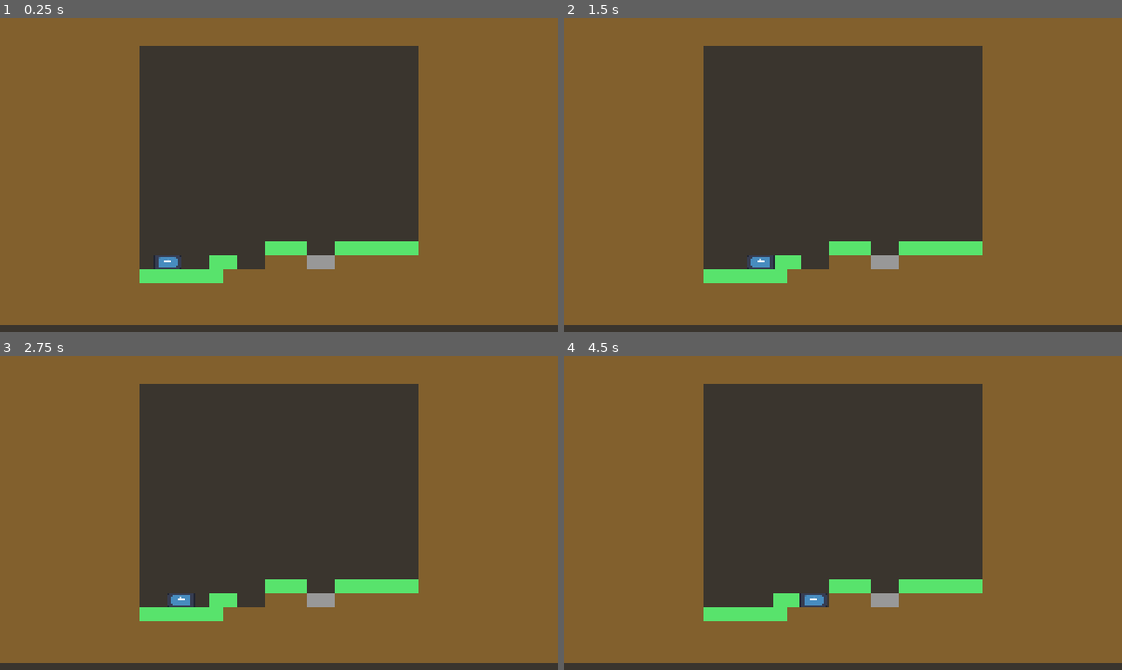
Above: before the commit, frames 1-4 (two rows, left to right).
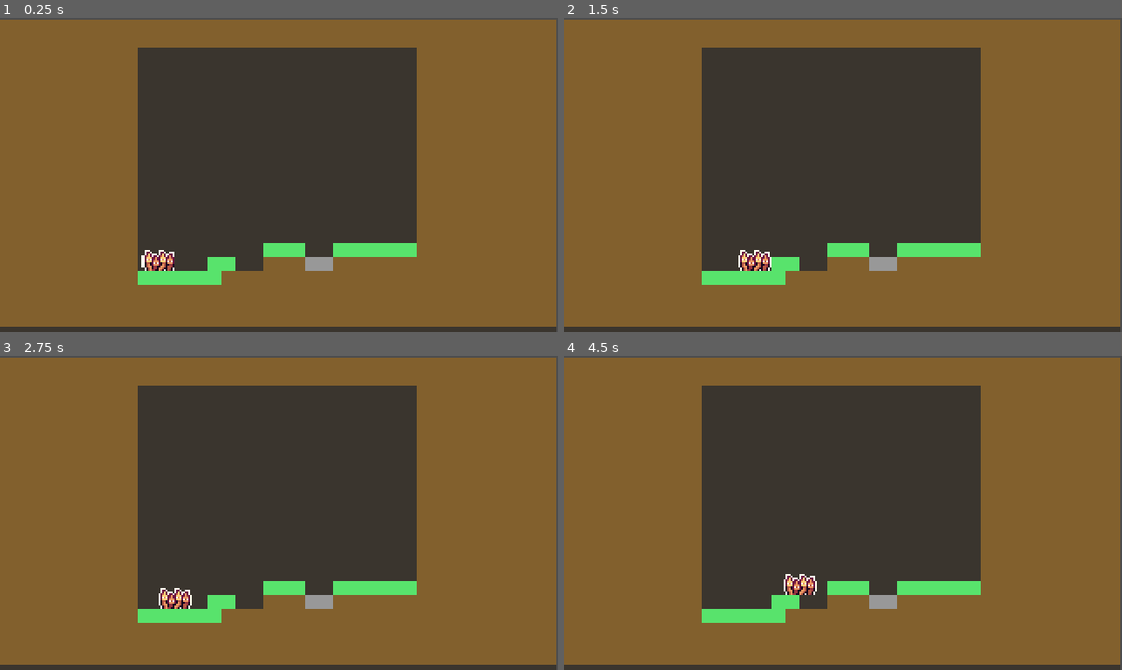
Above: after the commit, the same moments.

Repository: Olatiny/Cordyception
Game: Godot game, scene res://src/levels/level_test.tscn
The game is run twice, just before and just after one commit, with the same random seed, the same clock (stepped at 60 frames per second) and the same inputs. Before the commit the project starts from res://src/level_test.tscn. The engine's default icon, where the game draws it, is replaced by a stand-in: a white triangle on a blue panel in a dark square.
Inputs:
- Up to frame 1 (0.25 s): no input
- Up to frame 2 (1.5 s): tap Enter at 0.5 s; hold Right (move_right) from 0.53 s (still down); tap Shift (possess) at 0.6 s; tap Up (jump) at 0.77 s; tap X (primary_ability) at 1.35 s
- Up to frame 3 (2.75 s): tap Up (jump) at 1.52 s; release Right (move_right) at 2.03 s; hold Left (move_left) from 2.03 s (still down); tap Shift (possess) at 2.1 s
- Up to frame 4 (4.5 s): release Left (move_left) at 2.78 s; hold Right (move_right) 2.78-4.28 s; tap X (primary_ability) at 2.85, 4.35 s; tap Up (jump) at 3.02, 3.77 s; tap Shift (possess) at 3.6 s; hold Left (move_left) from 4.28 s (still down)

The runs differ from the first frame. In frame 1, 3.1% of the frame differs, in the area x 0-100%, y 0-100%; in frame 2, 3.1%; in frame 3, 3.1%; in frame 4, 3.3%.

Commit message:
pranav 6

Diff:
--- a/project.godot
+++ b/project.godot
@@ -11,7 +11,7 @@
 [application]
 
 config/name="Cordyception"
-run/main_scene="res://src/level_test.tscn"
+run/main_scene="res://src/levels/level_test.tscn"
 config/features=PackedStringArray("4.3", "GL Compatibility")
 config/icon="res://icon.svg"
 
--- a/src/creatures/funguy.tscn
+++ b/src/creatures/funguy.tscn
@@ -1,13 +1,13 @@
 [gd_scene load_steps=5 format=3 uid="uid://dosgtptmb0811"]
 
 [ext_resource type="Script" path="res://src/creatures/funguy.gd" id="1_mojjp"]
-[ext_resource type="Texture2D" uid="uid://8iufllcujsko" path="res://icon.svg" id="2_64nkj"]
+[ext_resource type="Texture2D" uid="uid://y4hdlyp3rh48" path="res://assets/Cordyceps_Idle.png" id="2_dsuml"]
 
 [sub_resource type="RectangleShape2D" id="RectangleShape2D_422cx"]
-size = Vector2(14, 7)
+size = Vector2(18, 12)
 
 [sub_resource type="CircleShape2D" id="CircleShape2D_qdhuy"]
-radius = 16.0
+radius = 13.0
 
 [node name="Funguy" type="CharacterBody2D"]
 collision_layer = 2
@@ -17,20 +17,18 @@
 controlled = true
 
 [node name="CollisionShape2D" type="CollisionShape2D" parent="."]
-position = Vector2(0, 0.5)
 shape = SubResource("RectangleShape2D_422cx")
 
 [node name="Sprite2D" type="Sprite2D" parent="."]
-scale = Vector2(0.125, 0.063)
-texture = ExtResource("2_64nkj")
+texture = ExtResource("2_dsuml")
 
 [node name="GrassDetectorLeft" type="RayCast2D" parent="."]
-position = Vector2(-7, 4)
+position = Vector2(-9, 6)
 target_position = Vector2(0, 1)
 collision_mask = 16
 
 [node name="GrassDetectorRight" type="RayCast2D" parent="."]
-position = Vector2(7, 4)
+position = Vector2(9, 6)
 target_position = Vector2(0, 1)
 collision_mask = 16
 
--- a/src/level_test.tscn
+++ b/src/levels/level_test.tscn
@@ -288,14 +288,15 @@
 [node name="LevelTest" type="Node2D"]
 
 [node name="TileMapLayer" type="TileMapLayer" parent="."]
+position = Vector2(-1, 1)
 tile_map_data = PackedByteArray("AAAAAA8AAgADAAAAAAAAABAAAgADAAAAAAAAAAAAAgADAAAAAAAAAAEAAgADAAAAAAAAAAIAAgADAAAAAAAAAA …(14640 unchanged characters)…
 tile_set = SubResource("TileSet_ows6f")
 
 [node name="Camera2D" type="Camera2D" parent="."]
 position = Vector2(160, 90)
 
-[node name="Funguy" parent="." instance=ExtResource("3_j00vq")]
-position = Vector2(96, 137)
+[node name="Funguy" parent="." instance=ExtResource("3_w8hkt")]
+position = Vector2(91, 138)
 jump_velocity = 90.0
 walk_speed = 30.0
 gravity = 450.0
Binary file added: assets/Cordyceps_Idle.png
Not shown, added: assets/Cordyceps_Idle.png.import
Not shown: 2 places in src/levels/level_test.tscn that only renumber resources
